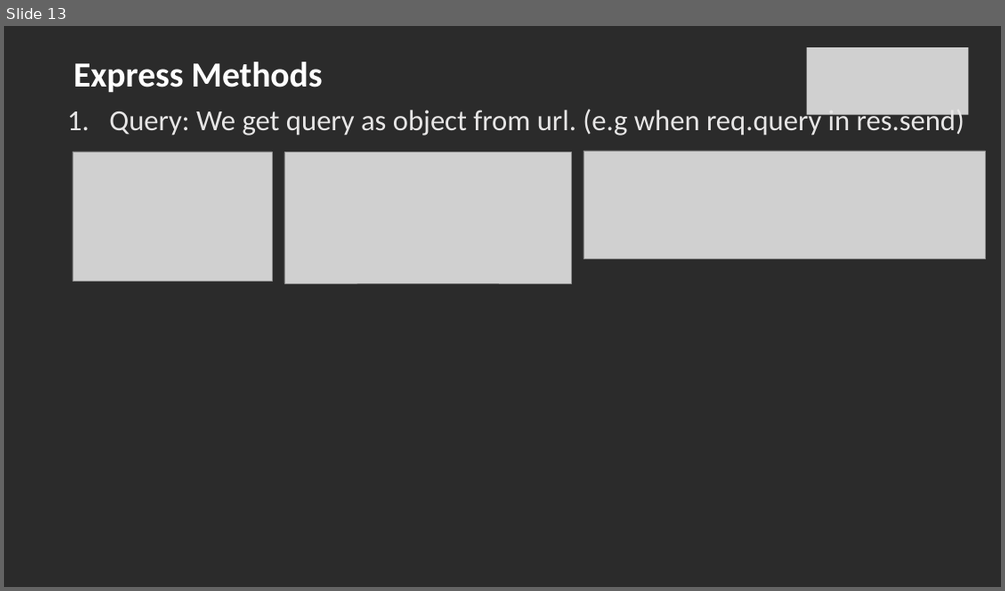
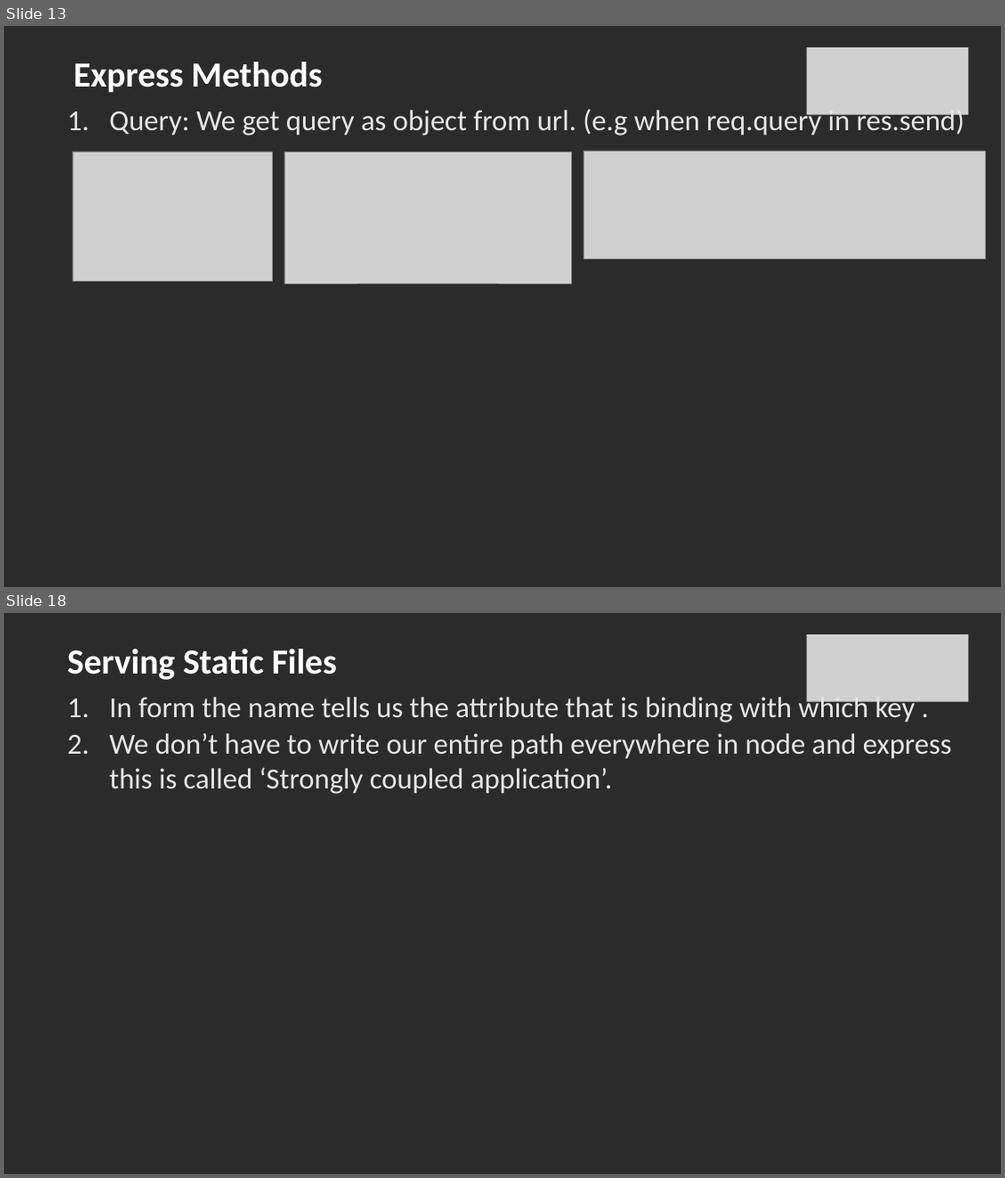
Before and after one commit to SachinBarpanda/glaBackend, a slide deck: NodeJS.pptx. Shown one above the other, each under a label of ours: slide 13 before the commit, slides 13 and 18 after it; the slides between them are not shown. The pictures are 1005x591 and 1005x1178 pixels, drawn with LibreOffice and Linux fonts; fonts in the diff are those of the drawing; grey boxes stand for pictures; background and template pictures are left out; a plain dark background stands for a picture behind light text. Boxes give left, top, right and bottom in pixels: in the first picture for what was removed or moved away, otherwise in the second. Text is boxed around its words. In the diff, an @@ line names an element or a change of style, - is before the commit and + after.

```diff
--- a/NodeJS.pptx
+++ b/NodeJS.pptx
@@ slide 18 added at (4, 613, 1001, 1174), background picture (left out) @@
@@ picture added at (807, 634, 968, 702) @@
@@ title added at (67, 649, 337, 680), 34 pt, text #FFFFFF, bold @@
+Serving Static Files
@@ text added at (109, 694, 952, 794), 28 pt, text #E7E6E6 @@
+1. In form the name tells us the attribute that is binding with which key .
+2. We don’t have to write our entire path everywhere in node and express this is called ‘Strongly coupled application’.
```
Also in this commit, not shown: 1 slide changed, 3 other slides added, 34 other files.
